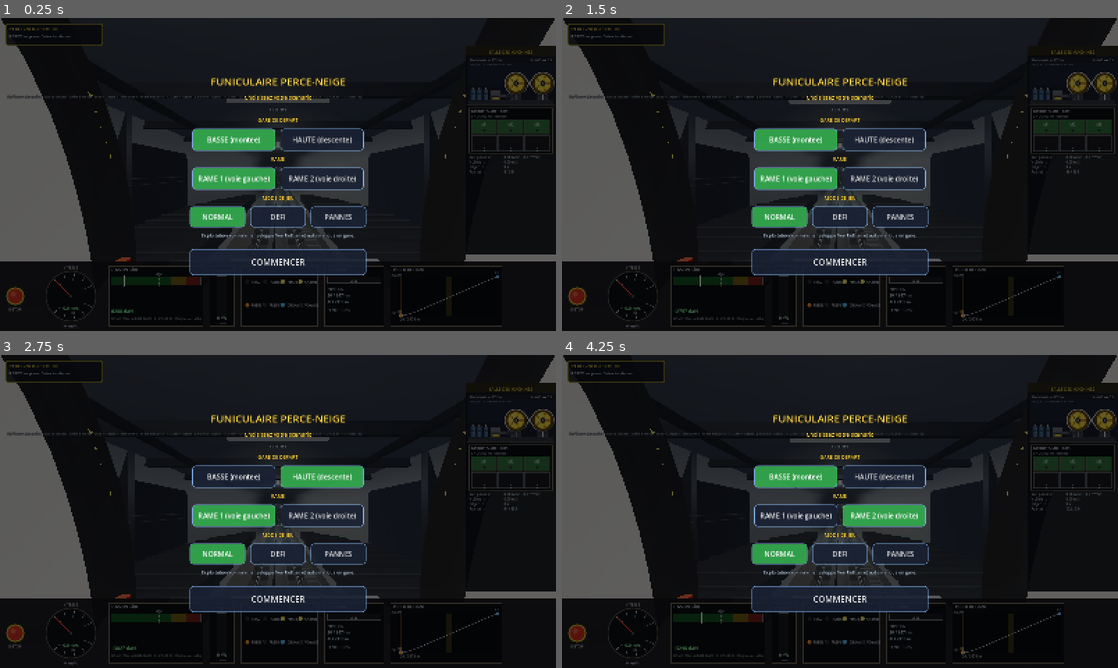
Above: before the commit, frames 1-4 (two rows, left to right).
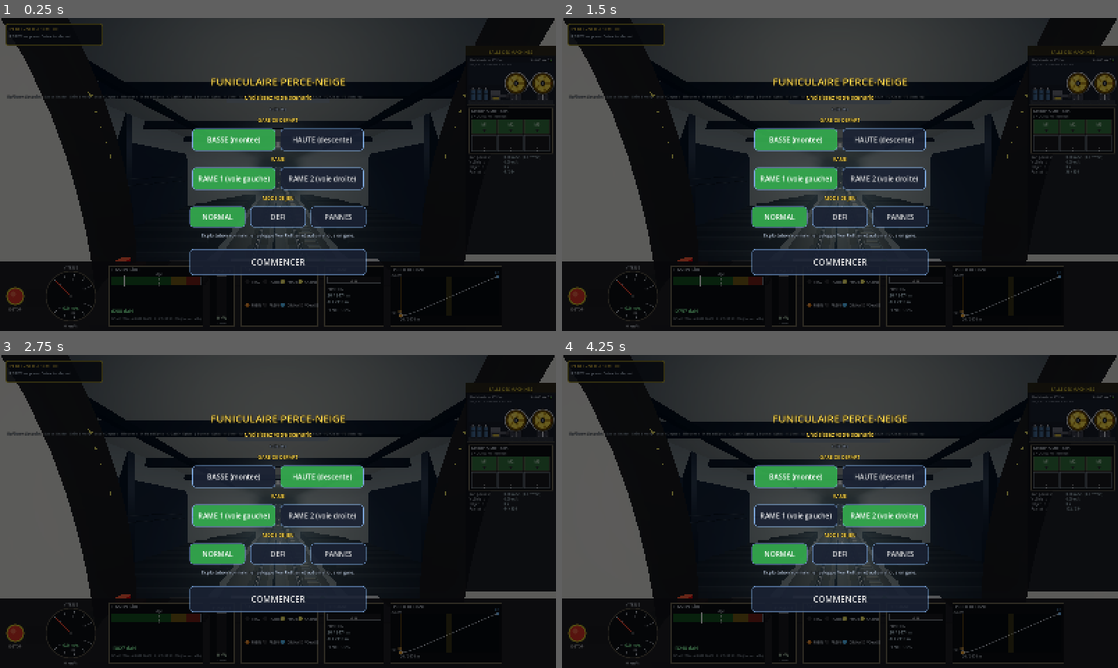
Above: after the commit, the same moments.

Repository: ARP273-ROSE/perce-neige-sim
Game: Godot game, scene res://scenes/main.tscn
Same seed, same stepped clock (60 frames per second), same inputs: the game is played once before the commit and once after it. Sound files missing from this copy of the repository are replaced by a short silence.
Inputs:
- Up to frame 1 (0.25 s): no input
- Up to frame 2 (1.5 s): click "NORMAL" at 0.5 s; click "NORMAL" at 1.25 s
- Up to frame 3 (2.75 s): click "BASSE (montee)" at 2 s
- Up to frame 4 (4.25 s): click "HAUTE (descente)" at 2.75 s; click "RAME 1 (voie gauche)" at 3.5 s

The runs differ from the first frame. In frame 1, 9.9% of the frame differs, in the area x 27-72%, y 0-69%; in frame 2, 13%; in frame 3, 13%; in frame 4, 13%, in the area x 21-78%, y 0-73%.

Commit message:
v1.15.46 — noir total, phares larges et homogènes, pupitre éteint avec la cabine
- Plus de soleil dans le tunnel (lumière directionnelle sans ombres) ;
  lumière réservée à la vue extérieure, limitée aux rames et à la voie.
- Pare-brise de la voiture de tête posé sur la vitre de calotte (il était
  sur la cloison du soufflet : vue à travers la vitre teintée et émissive).
- Lumières de la cabine limitées à la rame (couche de rendu) ; plafonnier
  du poste et lampe du pupitre sur la touche C ; lueur des fenêtres idem.
- Phares : cône 75°, homogène, portée longue, énergie 12, peu de brouillard.
- Vue 2D du PC : fond noir et parois non dessinées sans éclairage du
  tunnel ; habillage de la cabine éteint avec la touche C.
- shot_noir.gd ; --s=<m> pour la PWA d'essai.

Diff:
--- a/godot_project/scripts/cabin.gd
+++ b/godot_project/scripts/cabin.gd
@@ -19,6 +19,17 @@
 var camera_fpv: Camera3D = null
 var camera_ext: Camera3D = null
 var interior_light: OmniLight3D = null
+# Lumières du poste de conduite : suivent l'éclairage cabine (C). Éteint, il
+# ne reste que les écrans et les voyants (retour du 03/10 : « le pupitre est
+# éclairé par la cabine sauf si l'éclairage cabine est off »).
+var _cockpit_lights: Array[OmniLight3D] = []
+# Couche de rendu réservée à la rame : les lumières de la cabine n'éclairent
+# qu'elle, jamais le tunnel (« noir, ça veut dire qu'on ne voit rien du
+# tout, même à 1 m »).
+const LAYER_RAME: int = 1 << 1
+# Couche de la voie (rails, longrines, câble) : éclairée, avec les rames,
+# par la seule lumière de la vue extérieure.
+const LAYER_VOIE: int = 1 << 2
 var _front_lamps: Array = []         # feux ronds de la calotte avant
 var _rear_lamps: Array = []
 var _body_mats: Dictionary = {}
@@ -48,7 +59,7 @@
 var _pax_shown: Array = []      # par voiture : nombre affiché
 var _head_glow: float = 0.0     # phares halogènes : 0 éteint → 1 plein feu
 var _head_mat: StandardMaterial3D = null
-var head_energy: float = 5.0    # énergie du phare avant à plein feu (14 avant le 01/10)
+var head_energy: float = 12.0   # énergie du phare à plein feu (faisceau large depuis le 03/10)
 @export var train_number: int = 1
 var _prev_v_for_acc: float = 0.0   # vitesse à la frame précédente pour calcul accel
 
@@ -111,8 +122,11 @@
 		# En vue FPV, masquer la cabine elle-même — on est DEDANS.
 		# En vue extérieure, on la montre.
 		_apply_view_mode()
+		_tag_layer_rame(self)
+		_tag_layer_rame.call_deferred(self)
 	else:
 		# Ghost : mesh toujours visible, pas de caméra ni phares.
+		_tag_layer_rame.call_deferred(self)   # éclairée en vue extérieure
 		# (Plus de lumière rouge au centre de la rame — retour du 03/10 :
 		# « enlève le feu rouge à l'arrière et le halo rouge qui va avec ».)
 		mesh_root.visible = true
@@ -651,16 +665,31 @@
 		interior_root.add_child(bled)
 
 	# ----- Lumière douce qui éclaire la plaque alu depuis le bas -------
-	# Suggère le rétroéclairage des LED (les LED elles-mêmes émissent
-	# faiblement, on ajoute une petite lumière pour donner du relief
-	# aux boutons noirs sans surcharger le moteur de lumières)
+	# Donne du relief aux boutons noirs. Elle fait partie de l'éclairage
+	# cabine : sans lui, seuls les voyants et les écrans restent visibles.
 	var fill: OmniLight3D = OmniLight3D.new()
 	fill.position = Vector3(0.10, y_top + 0.05, z_console)
 	fill.light_color = Color(0.85, 0.95, 1.0)
 	fill.light_energy = 0.6
 	fill.omni_range = 0.6
 	fill.shadow_enabled = false
+	fill.light_cull_mask = LAYER_RAME
+	fill.light_volumetric_fog_energy = 0.0   # pas de brouillard dans la cabine
 	interior_root.add_child(fill)
+	_cockpit_lights.append(fill)
+
+	# ----- Plafonnier du poste : la lumière de la cabine (celle du milieu
+	# de la rame, à 15 m, n'atteint pas le pupitre) ----------------------
+	var plafonnier: OmniLight3D = OmniLight3D.new()
+	plafonnier.position = Vector3(0.0, y_top + 1.05, z_console + 0.75)
+	plafonnier.light_color = Color(1.0, 0.90, 0.72)
+	plafonnier.light_energy = 0.9
+	plafonnier.omni_range = 2.6
+	plafonnier.shadow_enabled = false
+	plafonnier.light_cull_mask = LAYER_RAME
+	plafonnier.light_volumetric_fog_energy = 0.0   # pas de brouillard dans la cabine
+	interior_root.add_child(plafonnier)
+	_cockpit_lights.append(plafonnier)
 
 
 # ---------------------------------------------------------------------------
@@ -1245,19 +1274,24 @@
 	headlight_front.name = "HeadlightFront"
 	headlight_front.position = Vector3(0.0, 0.70, -train_length * 0.5 + 0.3)
 	# Retour du 01/10 : « le halo central des phares fait un reflet
-	# aveuglant ». Le phare (énergie 14, cône de 38° centré sur l'axe,
-	# atténuation 0,4 : presque aucune perte avec la distance) surexposait
-	# le fond du tunnel pile au point de fuite. Réglé sur captures (vue
-	# cabine à 1 300 m, shot_phares.gd) : énergie 5, faisceau plus homogène
-	# (1,8), atténuation 0,8, cône 32°, braqué 6° vers la voie comme un vrai
-	# phare — luminance au centre de l'image −65 %, la voie reste éclairée.
-	headlight_front.rotation = Vector3(deg_to_rad(-6.0), 0.0, 0.0)
+	# aveuglant » → énergie 14 → 5, cône 32°. Retour du 03/10 : « plus de
+	# puissance, mais pas de halo central plus brillant que le reste, comme
+	# des pleins phares de voiture ». Le cône de 32° dessinait un ROND
+	# lumineux net au fond du tunnel, noir autour. Désormais un faisceau
+	# très ouvert (75°, plus large que la vue par le pare-brise : son bord
+	# ne se voit plus), homogène (atténuation de cône 2), qui porte loin
+	# (atténuation 0,4) et presque à l'horizontale (−2°). Réglé sur
+	# captures (shot_noir.gd p=…), en rendu PWA et PC.
+	headlight_front.rotation = Vector3(deg_to_rad(-2.0), 0.0, 0.0)
 	headlight_front.light_color = Color(1.0, 0.95, 0.80)
 	headlight_front.light_energy = head_energy
 	headlight_front.spot_range = 280.0
-	headlight_front.spot_angle = 32.0
-	headlight_front.spot_angle_attenuation = 1.8
-	headlight_front.spot_attenuation = 0.8
+	headlight_front.spot_angle = 75.0
+	headlight_front.spot_angle_attenuation = 2.0
+	headlight_front.spot_attenuation = 0.4
+	# brouillard volumétrique (vue PC) : un faisceau large et puissant y
+	# ferait un voile laiteux devant la cabine
+	headlight_front.light_volumetric_fog_energy = 0.25
 	headlight_front.shadow_enabled = false
 	headlight_front.visible = true  # allumés par défaut
 	_attach_to_front_car(headlight_front, headlight_front.position)
@@ -1274,6 +1308,8 @@
 	interior_light.light_energy = 1.2
 	interior_light.omni_range = 15.0
 	interior_light.shadow_enabled = false
+	interior_light.light_cull_mask = LAYER_RAME
+	interior_light.light_volumetric_fog_energy = 0.0   # pas de brouillard dans la cabine
 	interior_light.visible = true
 	add_child(interior_light)
 
@@ -1491,8 +1527,7 @@
 	if physics.direction != _wheel_dir_applied:
 		_apply_wheel_types()
 	if not is_ghost:
-		if interior_light != null:
-			interior_light.visible = physics.lights_cabin
+		_apply_cabin_lights(physics.lights_cabin)
 
 
 func _animate_passengers(delta: float) -> void:
@@ -1632,8 +1667,33 @@
 
 
 func set_interior_lights(on: bool) -> void:
-	if interior_light:
+	_apply_cabin_lights(on)
+
+
+func _apply_cabin_lights(on: bool) -> void:
+	if interior_light != null:
 		interior_light.visible = on
+	# les fenêtres ne luisent (intérieur éclairé vu du dehors) que si la
+	# cabine est allumée
+	var vitre = _body_mats.get("glass")
+	if vitre is StandardMaterial3D and (vitre as StandardMaterial3D).emission_enabled != on:
+		(vitre as StandardMaterial3D).emission_enabled = on
+	for l in _cockpit_lights:
+		l.visible = on
+
+
+## Met toute la géométrie de la rame aussi sur LAYER_RAME, seule couche que
+## voient les lumières de la cabine.
+func _tag_layer_rame(n: Node) -> void:
+	tag_layer(n, LAYER_RAME)
+
+
+## Ajoute la couche `bit` à toute la géométrie sous `n`.
+static func tag_layer(n: Node, bit: int) -> void:
+	if n is VisualInstance3D:
+		(n as VisualInstance3D).layers |= bit
+	for c in n.get_children():
+		tag_layer(c, bit)
 
 
 # --- Secousse d'écran (collision) ----------------------------------------
--- a/godot_project/scripts/main.gd
+++ b/godot_project/scripts/main.gd
@@ -63,6 +63,7 @@
 # Éclairage du tunnel (touche J, bouton TUNNEL, ou le sim PC) — demande du
 # 03/10/2026 : « rajoute l'option de couper tous les éclairages du tunnel ».
 var tunnel_lights_on: bool = true
+var _ext_light: DirectionalLight3D = null   # vue extérieure seulement
 var _env: Environment = null
 const AMBIENT_ON: float = 0.40
 const AMBIENT_OFF: float = 0.0        # noir total : seuls phares, cabine et gares éclairent
@@ -180,6 +181,9 @@
 		_env.background_energy_multiplier = 1.0 if on else 0.0
 		_env.sdfgi_energy = 1.0 if on else 0.0
 		_env.volumetric_fog_gi_inject = 0.5 if on else 0.0
+		# reflets spéculaires du ciel (pare-brise, rails, parois lisses)
+		_env.reflected_light_source = (Environment.REFLECTION_SOURCE_BG if on
+			else Environment.REFLECTION_SOURCE_DISABLED)
 	print("[Tunnel] éclairage %s" % ["allumé" if on else "coupé"])
 
 
@@ -307,6 +311,11 @@
 	print("[DriveTest] request_depart lancé")
 	while not physics.trip_started:
 		await get_tree().create_timer(0.5).timeout
+	# --s=<m> : saute à cette abscisse (captures du tunnel en pleine ligne)
+	for a in OS.get_cmdline_user_args():
+		if a.begins_with("--s="):
+			physics.s = float(a.substr(4))
+			physics.s_prev_step = physics.s
 	print("[DriveTest] trip démarré — action_press(speed_up) 6 s")
 	Input.action_press("speed_up")
 	await get_tree().create_timer(6.0).timeout
@@ -470,6 +479,7 @@
 	track.name = "Track"
 	add_child(track)
 	track.build(tunnel)
+	Cabin.tag_layer.call_deferred(track, Cabin.LAYER_VOIE)   # vue extérieure
 	print("[Track] rails/dalle/câble construits (longueur=%.0fm)" % PNConstants.LENGTH)
 
 
@@ -573,15 +583,23 @@
 	we.environment = env
 	add_child(we)
 
-	# --- Soleil : directional light (illumine l'extérieur des portails) --
-	var sun: DirectionalLight3D = DirectionalLight3D.new()
-	sun.name = "Sun"
-	sun.light_color = Color(1.0, 0.96, 0.88)
-	sun.light_energy = 1.2
-	# Inclinaison : soleil d'après-midi sur le glacier (Sud-Ouest, 40° au-dessus)
-	sun.rotation = Vector3(deg_to_rad(-40.0), deg_to_rad(160.0), 0.0)
-	sun.shadow_enabled = false  # shadows désactivées pour perf sur tunnel long
-	add_child(sun)
+	# (Pas de soleil — retour du 03/10 : « y a pas de soleil, c'est un
+	# tunnel ». La lumière directionnelle, sans ombres, éclairait parois,
+	# voie et pupitre même éclairage du tunnel coupé. Les halls de gare ont
+	# leur propre lumière du jour.)
+	# Seule exception : la vue extérieure (vue d'ensemble, parois
+	# translucides) garde une lumière de « studio » qui n'éclaire QUE les
+	# rames et la voie (couches Cabin.LAYER_RAME / LAYER_VOIE), allumée dans
+	# cette vue seulement.
+	_ext_light = DirectionalLight3D.new()
+	_ext_light.name = "LumiereVueExterieure"
+	_ext_light.light_color = Color(1.0, 0.96, 0.88)
+	_ext_light.light_energy = 1.2
+	_ext_light.rotation = Vector3(deg_to_rad(-40.0), deg_to_rad(160.0), 0.0)
+	_ext_light.shadow_enabled = false
+	_ext_light.light_cull_mask = Cabin.LAYER_RAME | Cabin.LAYER_VOIE
+	_ext_light.visible = false
+	add_child(_ext_light)
 
 
 func _build_physics() -> void:
@@ -709,6 +727,8 @@
 	# Son : vue salle des machines → ambiance de la gare haute
 	if audio != null and cabin != null:
 		audio.machine_view = cabin.view_mode == Cabin.ViewMode.MACHINES
+	if _ext_light != null and cabin != null:
+		_ext_light.visible = cabin.view_mode == Cabin.ViewMode.EXTERIOR
 	# Rotation des roues motrices et défilement du câble de la salle. Le sens
 	# de référence est celui de la rame 1 (son brin entre sur la roue aval
 	# quand elle monte) : si l'on conduit la rame 2, la rame 1 descend.
--- a/godot_project/scripts/train_body_builder.gd
+++ b/godot_project/scripts/train_body_builder.gd
@@ -109,13 +109,17 @@
 	glass.emission_enabled = true
 	glass.emission = Color(0.55, 0.50, 0.38)
 	glass.emission_energy_multiplier = 0.35
-	# pare-brise de la cabine pilotée : quasi clair (vu de l'intérieur)
+	# Pare-brise de la cabine pilotée. Jusqu'au 03/10 il n'était pas posé sur
+	# la bonne surface (voir build_train) : le conducteur regardait à travers
+	# la vitre des fenêtres, teintée et émissive. Tous les réglages de
+	# lumière (néons, phares) ont été faits à travers cette teinte → on la
+	# garde, mais SANS émission (elle faisait un voile brun dans le noir
+	# total), sans reflet (tache spéculaire d'une lampe en plein milieu de
+	# la vue, retour du 27/09) et éclairée : dans le noir, elle est noire.
 	var windshield: StandardMaterial3D = StandardMaterial3D.new()
-	windshield.albedo_color = Color(0.75, 0.80, 0.86, 0.16)
-	# SANS éclairage : avec une rugosité de 0,05 le pare-brise renvoyait la
-	# tache spéculaire blanche d'une lampe en plein milieu de la vue cockpit
-	# (retour d'essai 2026-09-27). Une vitre, c'est une teinte, pas un miroir.
-	windshield.shading_mode = BaseMaterial3D.SHADING_MODE_UNSHADED
+	windshield.albedo_color = Color(0.10, 0.14, 0.19, 0.62)
+	windshield.roughness = 1.0
+	windshield.specular_mode = BaseMaterial3D.SPECULAR_DISABLED
 	windshield.transparency = BaseMaterial3D.TRANSPARENCY_ALPHA
 	windshield.cull_mode = BaseMaterial3D.CULL_DISABLED
 	var lamp_off: StandardMaterial3D = _mat(Color(0.10, 0.10, 0.11), 0.25, 0.3)   # lentille froide
@@ -935,12 +939,16 @@
 			dm.mesh = lf["mesh"]
 			car_root.add_child(dm)
 			doors.append({"node": dm, "side": lf["side"]})
+		# indices des vitres de calotte (dernière surface posée par _build_cap)
+		var cap_glass: Array[int] = []
 		if is_first:
 			_build_cap(mesh, mats, z_a, -1.0, backboard)
+			cap_glass.append(mesh.get_surface_count() - 1)
 		else:
 			_build_end_disc(mesh, mats["rib"], z_a, -1.0, R_BODY)
 		if is_last:
 			_build_cap(mesh, mats, z_b, 1.0, backboard)
+			cap_glass.append(mesh.get_surface_count() - 1)
 		else:
 			_build_end_disc(mesh, mats["rib"], z_b, 1.0, R_BODY)
 		var car: MeshInstance3D = MeshInstance3D.new()
@@ -948,10 +956,14 @@
 		car.mesh = mesh
 		car_root.add_child(car)
 		if not backboard:
-			# cabine pilotée : pare-brise quasi clair (dernière surface = vitre
-			# de calotte) et DOUBLURE intérieure crème (ce que voit le conducteur)
-			if is_first or is_last:
-				car.set_surface_override_material(mesh.get_surface_count() - 1, mats["windshield"])
+			# cabine pilotée : pare-brise quasi clair et DOUBLURE intérieure
+			# crème (ce que voit le conducteur). 🔴 Jusqu'au 03/10, la voiture
+			# de tête recevait le pare-brise sur sa DERNIÈRE surface, qui est
+			# chez elle la cloison du soufflet : le conducteur regardait à
+			# travers la vitre teintée à 62 % et émissive des fenêtres
+			# (voile brun en rendu PC, « éclairages éteints, on voit tout »).
+			for gi in cap_glass:
+				car.set_surface_override_material(gi, mats["windshield"])
 			var lining: ArrayMesh = ArrayMesh.new()
 			_build_tube(lining, mats, z_a, z_b, false, false, wells, [], true)
 			if is_first:
--- /dev/null
+++ b/godot_project/shot_noir.gd
@@ -0,0 +1,131 @@
+# Vue cabine dans le tunnel, éclairage du tunnel coupé, pour vérifier le
+# « noir total » (retour du 03/10 : « noir ça veut dire qu'on ne voit rien
+# du tout, même à 1 m »).
+#   xvfb-run -a godot --path godot_project --rendering-driver opengl3 \
+#     --resolution 1376x1032 -s shot_noir.gd -- [s=1300] [phares] [cabine] [tunnel]
+#     [p=énergie,angle,att_cône,att_distance,inclinaison] [env.prop=valeur]
+#     [vitre-off] [pb-off] [sans-glow] préfixe
+# Rendu PC (Forward+) : --rendering-driver vulkan --rendering-method forward_plus
+# (lavapipe récent ou GPU). Affiche la luminance moyenne et le 99e centile de
+# l'image (0-255), puis les lumières et les matériaux transparents/émissifs
+# proches de la caméra (MATDBG) : c'est ainsi qu'on a trouvé le voile brun du
+# pare-brise (03/10/2026).
+extends SceneTree
+
+var _main: Node = null
+var _f: int = 0
+var _prefix: String = "/tmp/noir"
+var _s: float = 1300.0
+var _phares: bool = false
+var _cabine: bool = false
+var _sans_glow: bool = false
+var _vitre_off: bool = false
+var _tunnel: bool = false
+var _pb_off: bool = false
+var _env_set: Dictionary = {}       # env.propriété=valeur (str_to_var)
+var _params: PackedStringArray = []   # p=énergie,angle,att_cône,att_distance,inclinaison°
+
+
+func _initialize() -> void:
+	for a in OS.get_cmdline_user_args():
+		if a.begins_with("s="):
+			_s = float(a.substr(2))
+		elif a == "phares":
+			_phares = true
+		elif a == "cabine":
+			_cabine = true
+		elif a.begins_with("env."):
+			var kv := a.substr(4).split("=")
+			_env_set[kv[0]] = str_to_var(kv[1])
+		elif a.begins_with("p="):
+			_params = a.substr(2).split(",")
+		elif a == "tunnel":
+			_tunnel = true
+		elif a == "vitre-off":
+			_vitre_off = true
+		elif a == "pb-off":
+			_pb_off = true
+		elif a == "sans-glow":
+			_sans_glow = true
+		elif not a.begins_with("--"):
+			_prefix = a
+	_main = load("res://scenes/main.tscn").instantiate()
+	get_root().add_child(_main)
+	process_frame.connect(_tick)
+
+
+func _tick() -> void:
+	_f += 1
+	var ph = _main.get("physics")
+	if ph == null:
+		return
+	if _f == 5:
+		ph.s = _s
+		ph.s_prev_step = _s
+		ph.lights_head = _phares
+		ph.lights_cabin = _cabine
+		_main.set_tunnel_lights(_tunnel)
+		if _params.size() == 5:
+			var cab = _main.get("cabin")
+			cab.head_energy = float(_params[0])
+			cab.headlight_front.spot_angle = float(_params[1])
+			cab.headlight_front.spot_angle_attenuation = float(_params[2])
+			cab.headlight_front.spot_attenuation = float(_params[3])
+			cab.headlight_front.rotation.x = deg_to_rad(float(_params[4]))
+		for k in _env_set:
+			(_main.get_node("WorldEnvironment") as WorldEnvironment).environment.set(k, _env_set[k])
+		var mats: Dictionary = _main.get("cabin").get("_body_mats")
+		if _vitre_off:
+			(mats["glass"] as StandardMaterial3D).emission_enabled = false
+		if _pb_off:
+			(mats["windshield"] as StandardMaterial3D).albedo_color.a = 0.0
+		if _sans_glow:
+			(_main.get_node("WorldEnvironment") as WorldEnvironment).environment.glow_enabled = false
+	if _f == 6 and _main.get("hud") != null:
+		_main.get("hud").visible = false
+	if _f == 90:
+		var img: Image = get_root().get_texture().get_image()
+		var nom := "%s_s%d%s%s%s%s.png" % [_prefix, int(_s), "_phares" if _phares else "",
+			(("_" + "_".join(PackedStringArray(_env_set.keys()))) if not _env_set.is_empty() else "")
+				+ ("_vitreoff" if _vitre_off else "") + ("_tunnel" if _tunnel else "") + ("_pboff" if _pb_off else ""),
+			("_" + "_".join(_params)) if _params.size() == 5 else "",
+			"_cabine" if _cabine else ""]
+		img.save_png(nom)
+		var lum: PackedFloat32Array = []
+		var somme := 0.0
+		for y in range(0, img.get_height(), 4):
+			for x in range(0, img.get_width(), 4):
+				var c := img.get_pixel(x, y)
+				var l := (0.2126 * c.r + 0.7152 * c.g + 0.0722 * c.b) * 255.0
+				lum.append(l)
+				somme += l
+		lum.sort()
+		var cam := get_root().get_viewport().get_camera_3d()
+		for n in get_root().find_children("*", "GeometryInstance3D", true, false):
+			var g := n as GeometryInstance3D
+			if not g.is_visible_in_tree():
+				continue
+			var ab: AABB = g.global_transform * g.get_aabb()
+			if ab.grow(1.0).has_point(cam.global_position) or ab.get_center().distance_to(cam.global_position) < 4.0:
+				var info := []
+				if g is MeshInstance3D and (g as MeshInstance3D).mesh != null:
+					var mi := g as MeshInstance3D
+					for i in mi.mesh.get_surface_count():
+						var m = mi.get_active_material(i)
+						if m is BaseMaterial3D:
+							var bm := m as BaseMaterial3D
+							if bm.transparency != BaseMaterial3D.TRANSPARENCY_DISABLED or bm.emission_enabled or bm.shading_mode == BaseMaterial3D.SHADING_MODE_UNSHADED:
+								info.append("s%d tr=%d em=%s unsh=%s alb=%s" % [i, bm.transparency, bm.emission_enabled, bm.shading_mode == 0, bm.albedo_color])
+						elif m != null:
+							info.append("s%d %s" % [i, m.get_class()])
+				if not info.is_empty():
+					print("MATDBG %s %s" % [g.get_path(), info])
+		for n in get_root().find_children("*", "Light3D", true, false):
+			var l := n as Light3D
+			if l.is_visible_in_tree() and l.light_energy > 0.0:
+				var d := l.global_position.distance_to(cam.global_position)
+				if d < 60.0:
+					print("LUMIERE %s %s e=%.2f d=%.1f" % [l.get_path(), l.get_class(), l.light_energy, d])
+		print("NOIR %s moyenne=%.2f p99=%.1f max=%.1f" % [nom, somme / lum.size(),
+			lum[int(lum.size() * 0.99)], lum[lum.size() - 1]])
+		quit(0)
Not shown, added: godot_project/shot_noir.gd.uid
Not shown, changed: CHANGELOG.md
Not shown, changed: VERSION
Not shown, changed: perce_neige_sim.py
